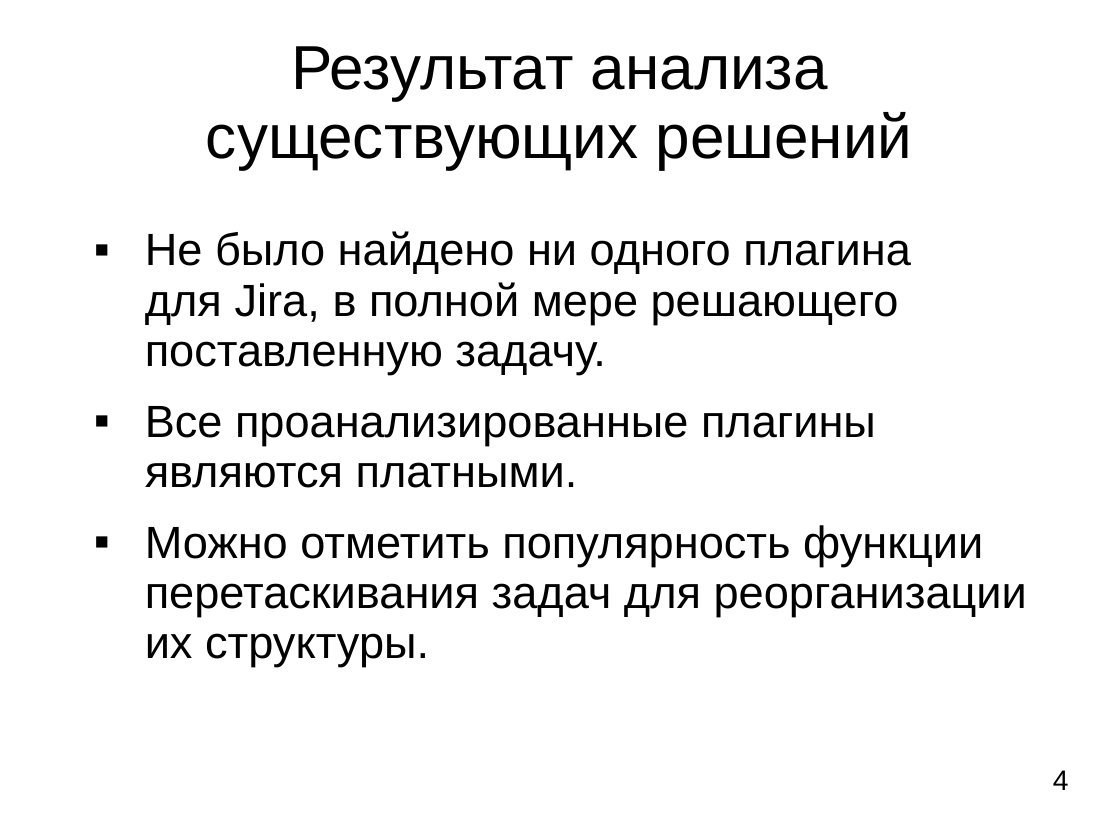
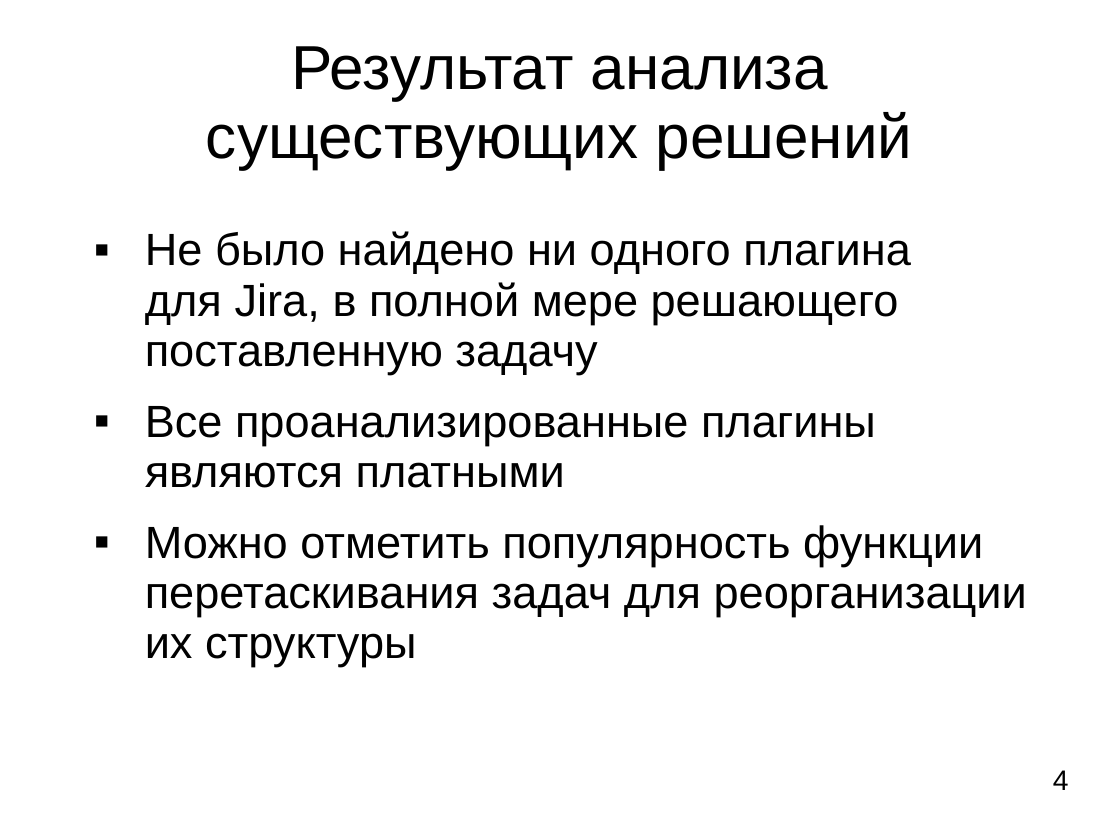
Before and after one commit to LilyTs/Diplom, a slide deck: slide 4 of Цаплина_(Дипломная).ppt. Drawn at 1120x840 pixels with LibreOffice and Linux fonts; fonts in the diff are those of the drawing. Boxes give left, top, right and bottom in pixels: in the first picture for what was removed or moved away, otherwise in the second. Text is boxed around its words. In the diff, an @@ line names an element or a change of style, - is before the commit and + after.

```diff
--- a/Цаплина_(Дипломная).ppt
+++ b/Цаплина_(Дипломная).ppt
@@ text at bbox=[145, 231, 1027, 667]: text changed @@
-▪ Не было найдено ни одного плагина
-  для Jira, в полной мере решающего поставленную задачу.
-▪ Все проанализированные плагины являются платными.
-▪ Можно отметить популярность функции перетаскивания задач для реорганизации их структуры.
+▪ Не было найдено ни одного плагина
+  для Jira, в полной мере решающего поставленную задачу
+▪ Все проанализированные плагины являются платными
+▪ Можно отметить популярность функции перетаскивания задач для реорганизации их структуры
```
Also in this commit, not shown: 7 other slides changed, 4 slides added, 13 slides removed, 2 other files.
